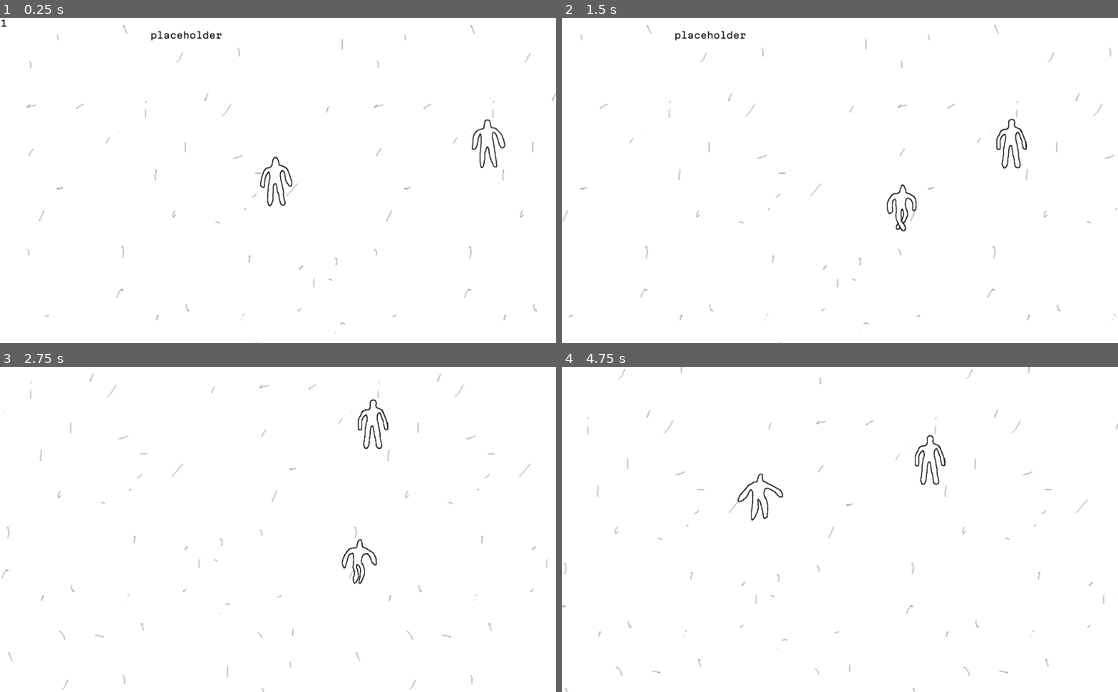
Above: before the commit, frames 1-4 (two rows, left to right).
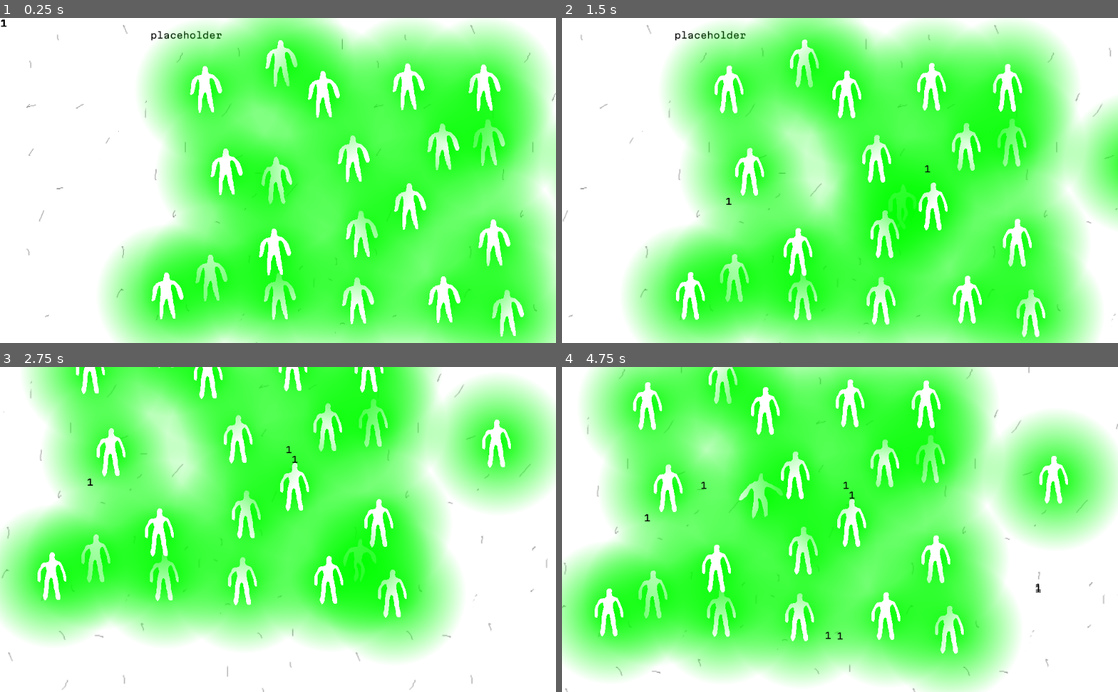
Above: after the commit, the same moments.

Repository: glitchcore/summon_55
Game: Godot game, scene res://Game.tscn
The game is run twice, just before and just after one commit, with the same random seed, the same clock (stepped at 60 frames per second) and the same inputs.
Inputs (mouse positions are in pixels of both pictures, inside the frame that each line leads up to):
- Up to frame 1 (0.25 s): no input
- Up to frame 2 (1.5 s): move the mouse to (962, 164) at 0.52 s; hold Right (ui_right) 0.53-1.28 s; move the mouse to (728, 196) at 1.27 s; hold Down (ui_down) from 1.28 s (still down)
- Up to frame 3 (2.75 s): move the mouse to (333, 458) at 2.02 s; release Down (ui_down) at 2.03 s; hold Right (ui_right) from 2.03 s (still down)
- Up to frame 4 (4.75 s): move the mouse to (812, 594) at 2.77 s; release Right (ui_right) at 2.78 s; hold Up (ui_up) 2.78-3.53 s; move the mouse to (1006, 578) at 3.52 s; hold Left (ui_left) from 3.53 s (still down); move the mouse to (673, 480) at 4.27 s

The runs differ from the first frame. In frame 1, 69% of the frame differs, in the area x 0-100%, y 0-100%; in frame 2, 72%; in frame 3, 68%; in frame 4, 75%.

Commit message:
add shader environment

Diff:
--- /dev/null
+++ b/Character.gdshader
@@ -0,0 +1,25 @@
+shader_type canvas_item;
+
+uniform vec2 frame_size;
+uniform vec2 sprite_sheet_size;
+
+const vec3 RED = vec3(1., 0., 0.);
+const vec3 GREEN = vec3(0., 1., 0.);
+
+void fragment() {
+	vec2 current_point = sprite_sheet_size * UV;
+	float row = floor(current_point.y / frame_size.y);
+	float column = floor(current_point.x / frame_size.x);
+	vec2 max_point = (frame_size * vec2(column, row)) + frame_size;
+	vec2 new_uv = 1.0 - (max_point - current_point) / frame_size;
+
+	float man = texture(TEXTURE, UV).r;
+	vec3 color = vec3(0.);
+
+	float bg = 1. - clamp(length(new_uv - vec2(0.5)) * 3., 0., 1.);
+
+	float cloud = clamp(bg + 0.2, 0., 1.);
+
+	COLOR.rgb = man > 0. ? vec3(1.) : GREEN;
+	COLOR.a = man > 0. ? 1. : bg;
+}
--- a/Character.tscn
+++ b/Character.tscn
@@ -1,9 +1,8 @@
-[gd_scene load_steps=7 format=2]
+[gd_scene load_steps=10 format=2]
 
+[ext_resource path="res://CharacterSprite.gd" type="Script" id=1]
 [ext_resource path="res://sprites/man.png" type="Texture" id=2]
-
-[sub_resource type="RectangleShape2D" id=1]
-extents = Vector2( 42, 48.25 )
+[ext_resource path="res://Character.gdshader" type="Shader" id=3]
 
 [sub_resource type="Animation" id=5]
 resource_name = "FromWalk"
@@ -71,23 +70,37 @@
 "values": [ 6, 10, 6 ]
 }
 
+[sub_resource type="RectangleShape2D" id=1]
+extents = Vector2( 42, 48.25 )
+
+[sub_resource type="ShaderMaterial" id=8]
+shader = ExtResource( 3 )
+shader_param/frame_size = null
+shader_param/sprite_sheet_size = null
+
 [node name="Character" type="KinematicBody2D"]
 position = Vector2( 8, -96 )
+
+[node name="PlayerAnimator" type="AnimationPlayer" parent="."]
+root_node = NodePath("../Sprite")
+anims/FromWalk = SubResource( 5 )
+anims/Idle = SubResource( 2 )
+anims/ToWalk = SubResource( 4 )
+anims/Walk = SubResource( 6 )
 
 [node name="CollisionShape2D" type="CollisionShape2D" parent="."]
 position = Vector2( -10, 97 )
 shape = SubResource( 1 )
 
 [node name="Sprite" type="Sprite" parent="."]
-position = Vector2( -9, 98 )
+material = SubResource( 8 )
+position = Vector2( -8, 96 )
 scale = Vector2( 0.5, 0.5 )
 texture = ExtResource( 2 )
 hframes = 3
 vframes = 4
-frame = 6
-
-[node name="PlayerAnimator" type="AnimationPlayer" parent="Sprite"]
-anims/FromWalk = SubResource( 5 )
-anims/Idle = SubResource( 2 )
-anims/ToWalk = SubResource( 4 )
-anims/Walk = SubResource( 6 )
+frame = 9
+script = ExtResource( 1 )
+__meta__ = {
+"_editor_description_": ""
+}
--- /dev/null
+++ b/CharacterSprite.gd
@@ -0,0 +1,28 @@
+extends Sprite
+
+
+# Declare member variables here. Examples:
+# var a: int = 2
+# var b: String = "text"
+
+
+# Called when the node enters the scene tree for the first time.
+func _ready() -> void:
+	var sheet_columns = hframes
+	var sheet_rows = vframes
+	var sprite_sheet_width = texture.get_width()
+	var sprite_sheet_height = texture.get_height()
+
+	var frame_size = Vector2(
+		sprite_sheet_width/float(sheet_columns),
+		sprite_sheet_height/float(sheet_rows)
+	)
+
+	var sprite_sheet_size = Vector2(sprite_sheet_width, sprite_sheet_height);
+
+	material.set_shader_param("frame_size", frame_size);
+	material.set_shader_param("sprite_sheet_size", sprite_sheet_size);
+
+# Called every frame. 'delta' is the elapsed time since the previous frame.
+#func _process(delta: float) -> void:
+#	pass
--- a/Game.tscn
+++ b/Game.tscn
@@ -20,8 +20,67 @@
 
 [node name="Label" parent="." instance=ExtResource( 3 )]
 
-[node name="Man" parent="." instance=ExtResource( 4 )]
+[node name="Player" parent="." instance=ExtResource( 2 )]
+position = Vector2( 235, 278 )
+
+[node name="People" type="Node2D" parent="."]
+
+[node name="Man" parent="People" instance=ExtResource( 4 )]
 position = Vector2( 625, 208 )
 
-[node name="Player" parent="." instance=ExtResource( 2 )]
-position = Vector2( 235, 278 )
+[node name="Man2" parent="People" instance=ExtResource( 4 )]
+position = Vector2( 142, 262 )
+
+[node name="Man3" parent="People" instance=ExtResource( 4 )]
+position = Vector2( 541, 216 )
+
+[node name="Man4" parent="People" instance=ExtResource( 4 )]
+position = Vector2( 104, 110 )
+
+[node name="Man5" parent="People" instance=ExtResource( 4 )]
+position = Vector2( 617, 107 )
+
+[node name="Man6" parent="People" instance=ExtResource( 4 )]
+position = Vector2( 114, 458 )
+
+[node name="Man7" parent="People" instance=ExtResource( 4 )]
+position = Vector2( 852, 246 )
+
+[node name="Man8" parent="People" instance=ExtResource( 4 )]
+position = Vector2( 384, 500 )
+
+[node name="Man9" parent="People" instance=ExtResource( 4 )]
+position = Vector2( 660, 523 )
+
+[node name="Man10" parent="People" instance=ExtResource( 4 )]
+position = Vector2( 240, 492 )
+
+[node name="Man11" parent="People" instance=ExtResource( 4 )]
+position = Vector2( 635, 393 )
+
+[node name="Man12" parent="People" instance=ExtResource( 4 )]
+position = Vector2( 391, 377 )
+
+[node name="Man13" parent="People" instance=ExtResource( 4 )]
+position = Vector2( 243, 62 )
+
+[node name="Man14" parent="People" instance=ExtResource( 4 )]
+position = Vector2( 33, 491 )
+
+[node name="Man15" parent="People" instance=ExtResource( 4 )]
+position = Vector2( 480, 326 )
+
+[node name="Man16" parent="People" instance=ExtResource( 4 )]
+position = Vector2( 477, 105 )
+
+[node name="Man17" parent="People" instance=ExtResource( 4 )]
+position = Vector2( 543, 498 )
+
+[node name="Man18" parent="People" instance=ExtResource( 4 )]
+position = Vector2( 376, 238 )
+
+[node name="Man19" parent="People" instance=ExtResource( 4 )]
+position = Vector2( 231, 410 )
+
+[node name="Man20" parent="People" instance=ExtResource( 4 )]
+position = Vector2( 321, 119 )
--- a/Man.gd
+++ b/Man.gd
@@ -6,8 +6,8 @@
 
 func _ready() -> void:
 	var _r = self.connect("player_collide", game, "on_PlayerCollide")
-	$Character/Sprite/PlayerAnimator.play("Idle")
-	$Character/Sprite/PlayerAnimator.playback_speed = 0.3
+	$Character/PlayerAnimator.play("Idle")
+	$Character/PlayerAnimator.playback_speed = 0.3
 
 func _on_Area2D_body_entered(body: Node) -> void:
 	emit_signal("player_collide", Vector2(), "example")
--- a/Player.gd
+++ b/Player.gd
@@ -6,7 +6,7 @@
 
 func _ready() -> void:
 	target_position = position
-	$Character/Sprite/PlayerAnimator.play("Idle")
+	$Character/PlayerAnimator.play("Idle")
 
 func _process(delta: float) -> void:
 	var is_moving = false
@@ -29,6 +29,6 @@
 		is_moving = true
 
 	if is_moving:
-		$Character/Sprite/PlayerAnimator.play("Walk")
+		$Character/PlayerAnimator.play("Walk")
 	else:
-		$Character/Sprite/PlayerAnimator.play("Idle")
+		$Character/PlayerAnimator.play("Idle")
Binary file changed: sprites/man.png
